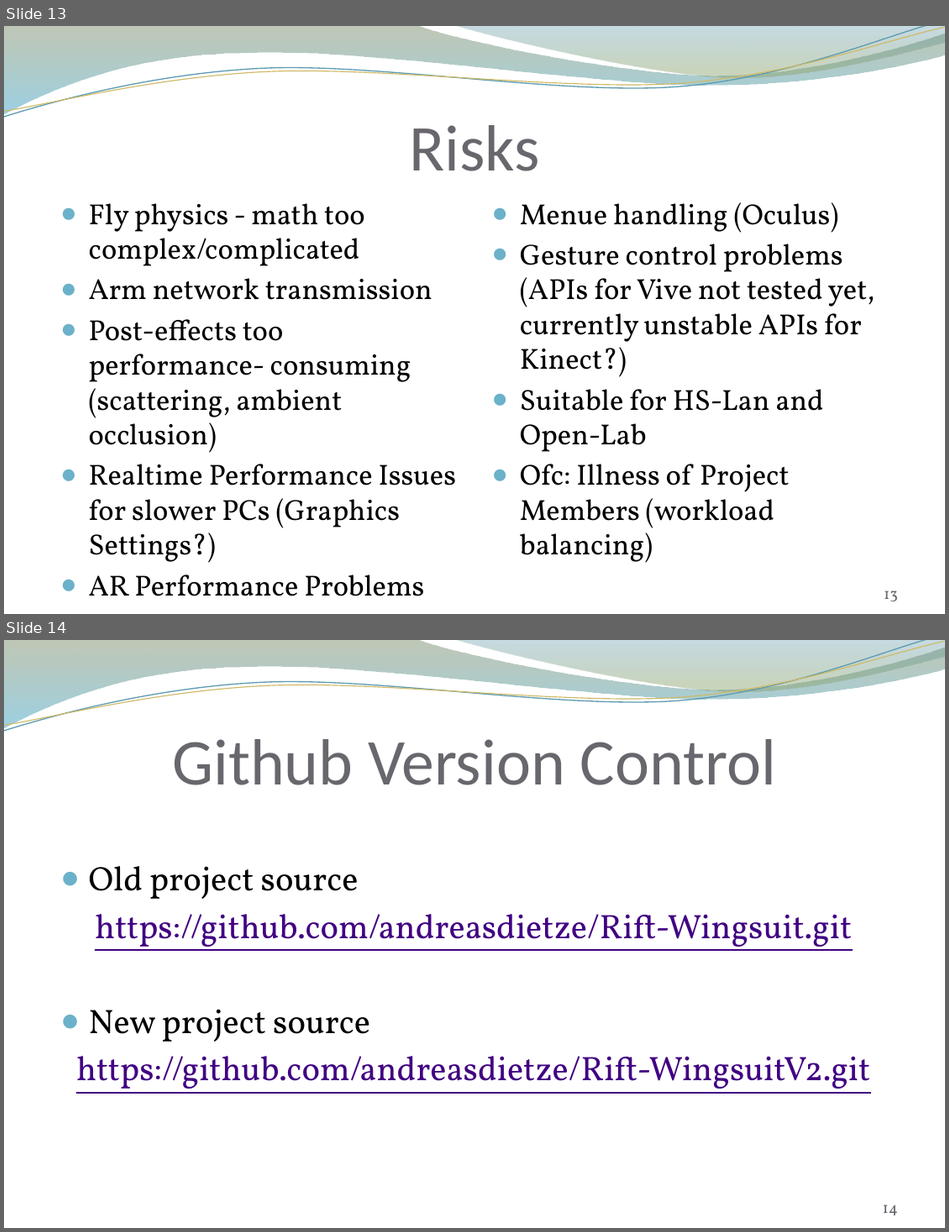
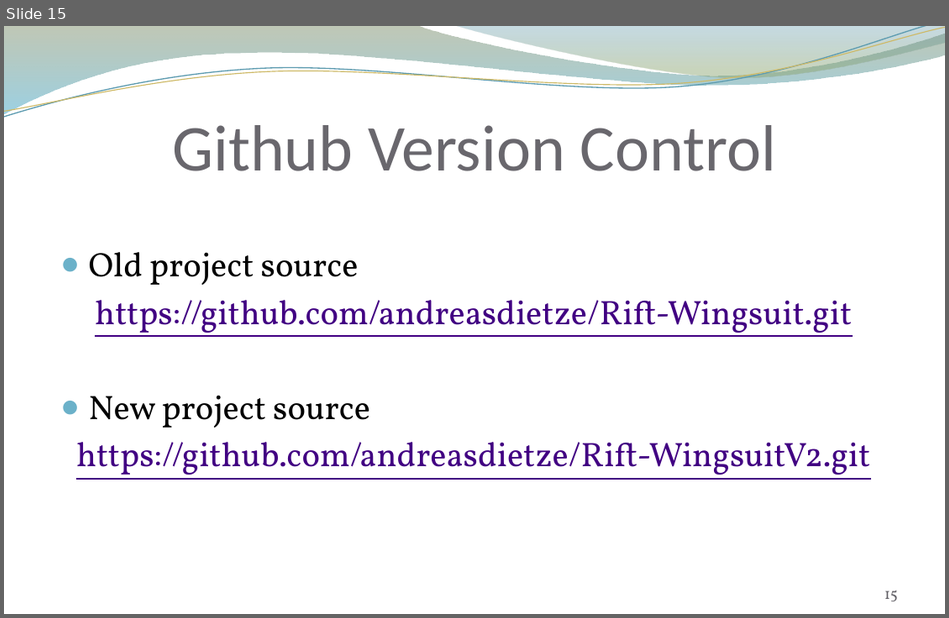
Before and after one commit to andreasdietze/Rift-WingsuitV2, a slide deck: Präsentationen/Zwischenpräsentation 16.06/Project proposal update 06.16 - Rift Wingsuit V2.pptx. Shown one above the other, each under a label of ours: slides 13 and 14 before the commit, slide 15 after it. The pictures are 949x1232 and 949x618 pixels, drawn with LibreOffice and Linux fonts; fonts in the diff are those of the drawing; background and template pictures are left out. Boxes give left, top, right and bottom in pixels: in the first picture for what was removed or moved away, otherwise in the second. Text is boxed around its words. In the diff, an @@ line names an element or a change of style, - is before the commit and + after.

```diff
--- a/Präsentationen/Zwischenpräsentation 16.06/Project proposal update 06.16 - Rift Wingsuit V2.pptx
+++ b/Präsentationen/Zwischenpräsentation 16.06/Project proposal update 06.16 - Rift Wingsuit V2.pptx
@@ slide 13 removed at (4,26,945,614), background picture (left out); not listed: 4 template elements that a slide beside it also shows @@
@@ title removed at (409,125,539,171) @@
-Risks
@@ text removed at (89,203,456,596) @@
-● Fly physics - math too complex/complicated
-● Arm network transmission
-● Post-effects too performance- consuming (scattering, ambient occlusion)
-● Realtime Performance Issues for slower PCs (Graphics Settings?)
-● AR Performance Problems
@@ text removed at (520,202,875,563) @@
-● Menue handling (Oculus)
-● Gesture control problems (APIs for Vive not tested yet, currently unstable APIs for Kinect?)
-● Suitable for HS-Lan and Open-Lab
-● Ofc: Illness of Project Members (workload balancing)
@@ page number removed at (883,590,898,601) @@
-13
@@ what was slide 14 is now slide 15 @@
@@ page number at (884,590,898,601): text changed @@
-14
+15
```
Also in this commit, not shown: 4 slides changed, 2 slides added.
